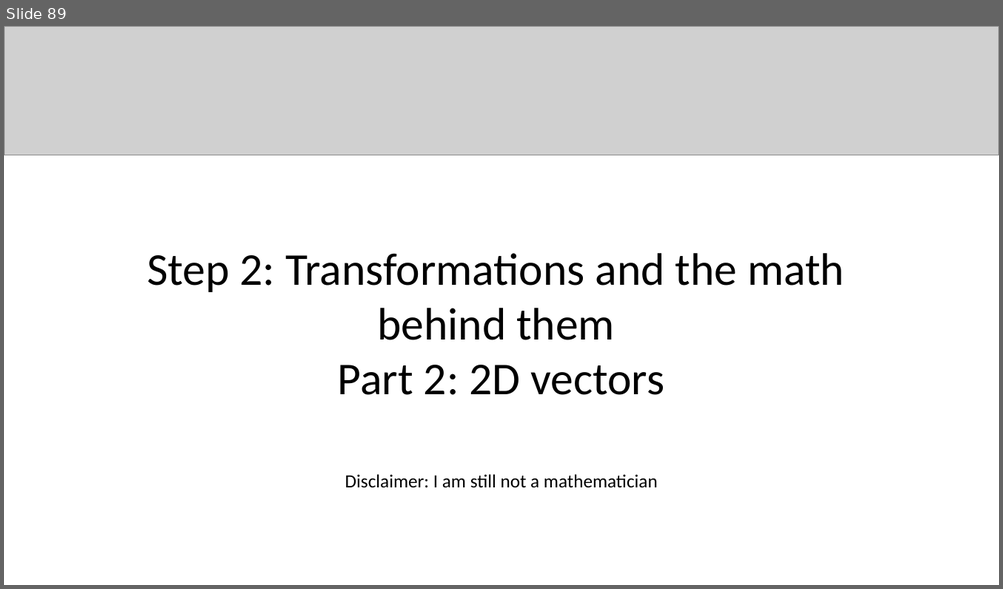
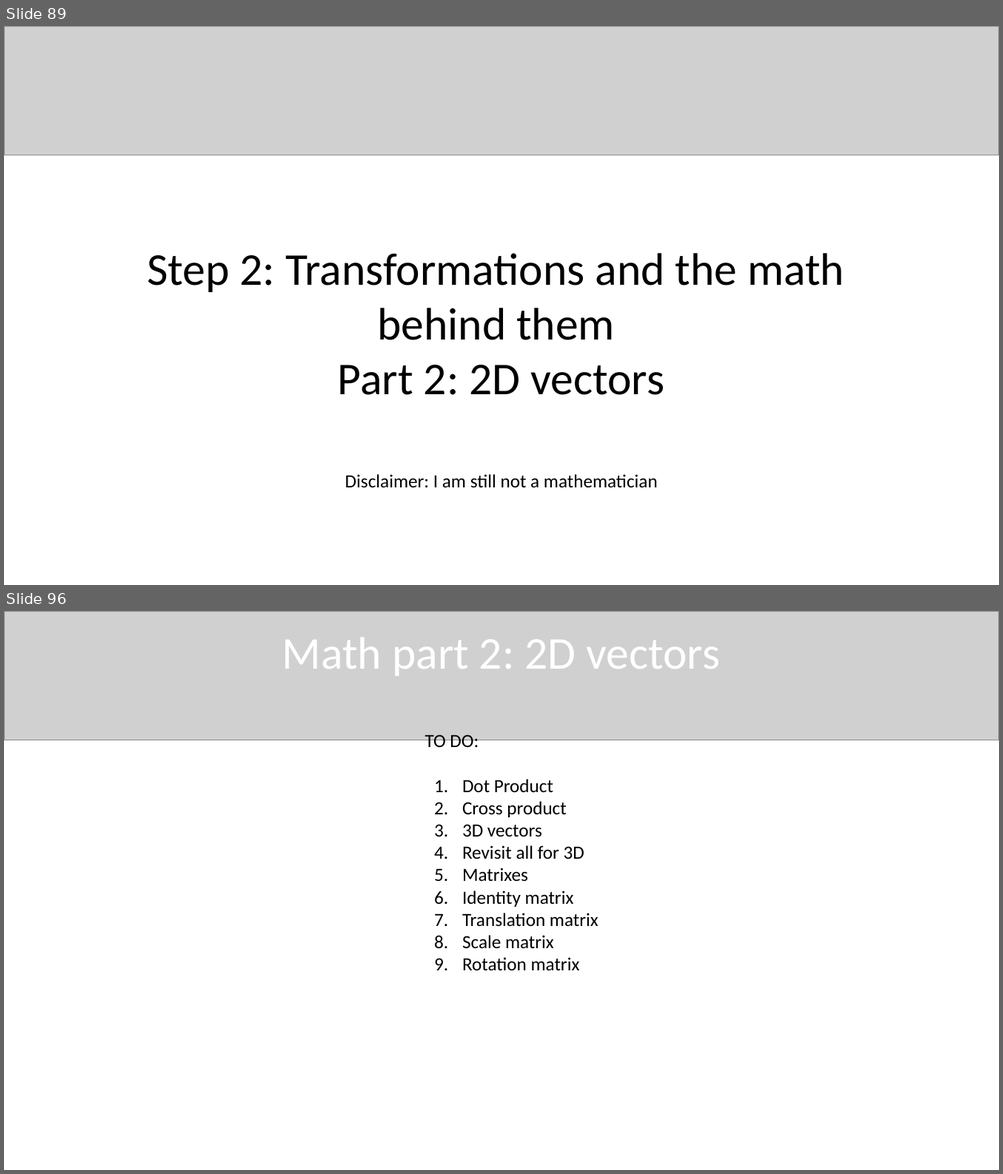
Before and after one commit to QuincyJacobs/WebGLTutorial, a slide deck: Presentation/Presentation WebGL.pptx. Shown one above the other, each under a label of ours: slide 89 before the commit, slides 89 and 96 after it; the slides between them are not shown. The pictures are 1003x589 and 1003x1174 pixels, drawn with LibreOffice and Linux fonts; fonts in the diff are those of the drawing; grey boxes stand for pictures. Boxes give left, top, right and bottom in pixels: in the first picture for what was removed or moved away, otherwise in the second. Text is boxed around its words. In the diff, an @@ line names an element or a change of style, - is before the commit and + after.

Commit message:
Presentation update (Math)

```diff
--- a/Presentation/Presentation WebGL.pptx
+++ b/Presentation/Presentation WebGL.pptx
@@ slide 96 added at box(4, 611, 999, 1170), background #FFFFFF @@
@@ picture added at box(4, 611, 999, 741) @@
@@ text added at box(282, 638, 720, 676), 44 pt, text #FFFFFF @@
+Math part 2: 2D vectors
@@ text added at box(425, 735, 598, 971), 18 pt, text #000000 @@
+TO DO:
+1. Dot Product
+2. Cross product
+3. 3D vectors
+4. Revisit all for 3D
+5. Matrixes
+6. Identity matrix
+7. Translation matrix
+8. Scale matrix
+9. Rotation matrix
```
Also in this commit, not shown: 3 slides changed, 3 other slides added, 1 other file.
